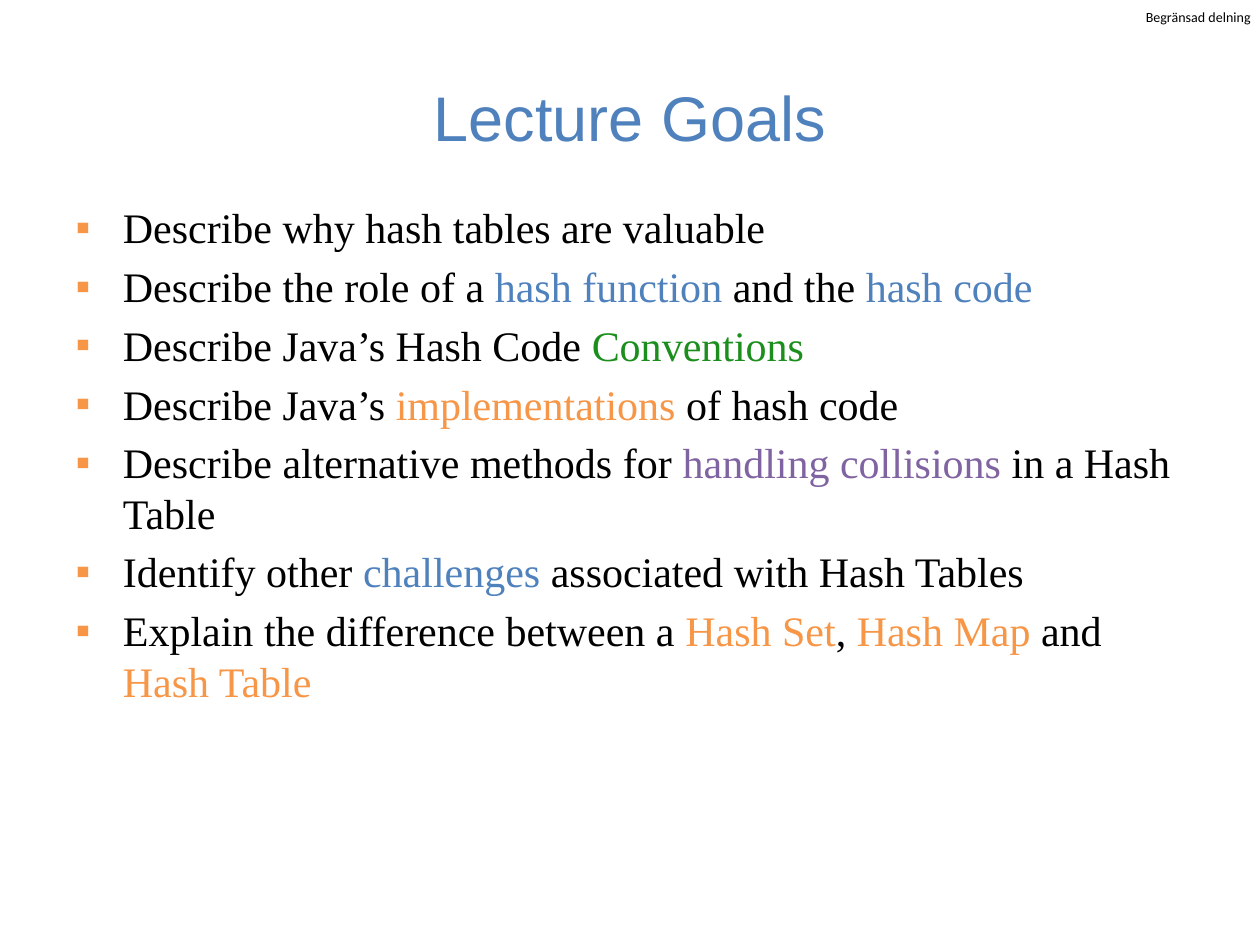
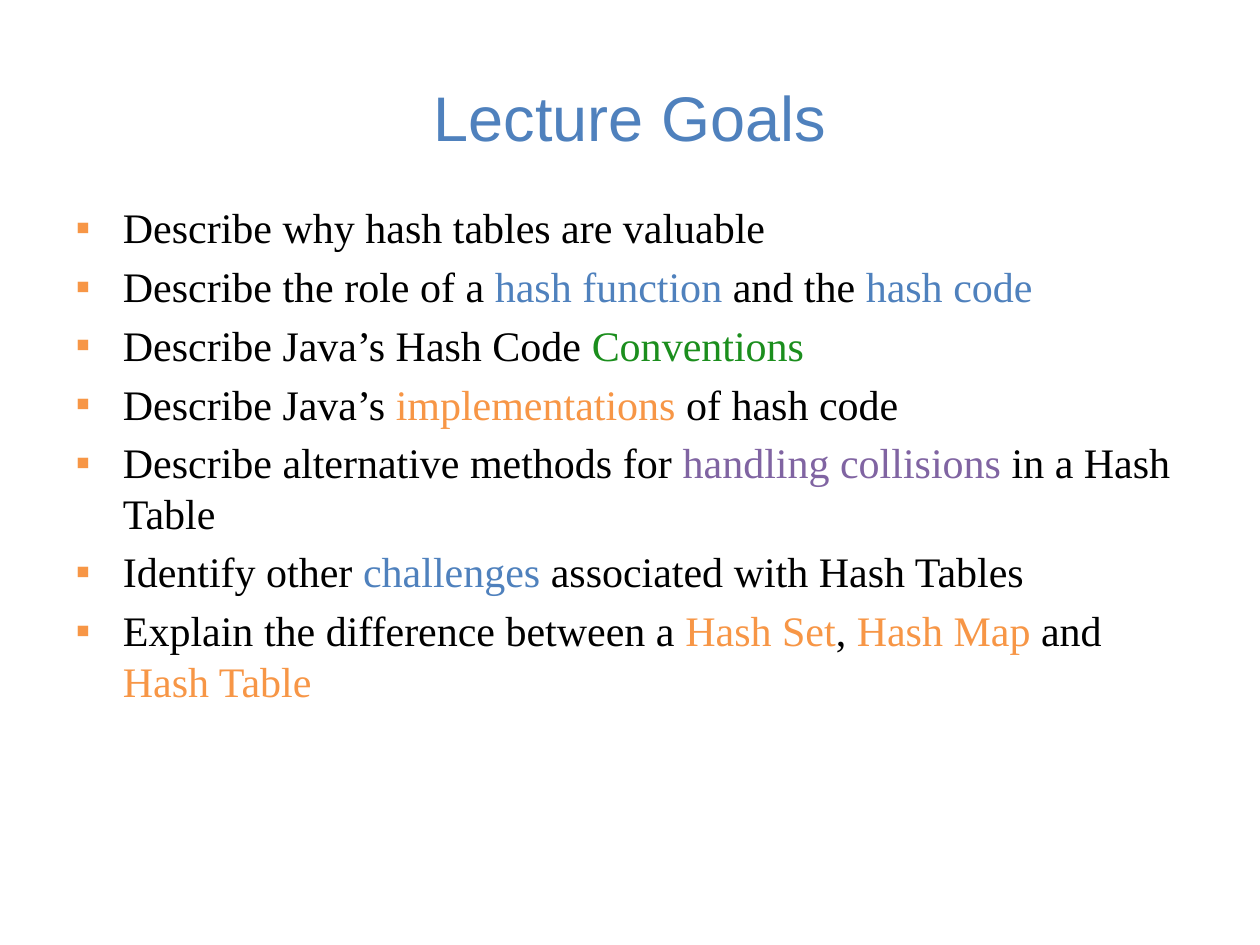
Before and after one commit to guhofstra/CSC111Fa25, a slide deck: slide 2 of PPTs/Lecture 7-hash table.pptx. Drawn at 1260x945 pixels with LibreOffice and Linux fonts; fonts in the diff are those of the drawing. Boxes give left, top, right and bottom in pixels: in the first picture for what was removed or moved away, otherwise in the second. Text is boxed around its words. In the diff, an @@ line names an element or a change of style, - is before the commit and + after.

```diff
--- a/PPTs/Lecture 7-hash table.pptx
+++ b/PPTs/Lecture 7-hash table.pptx
@@ text removed at box(1146, 12, 1250, 25) @@
-Begränsad delning
```
Also in this commit, not shown: 22 other slides changed, 2 other files.
